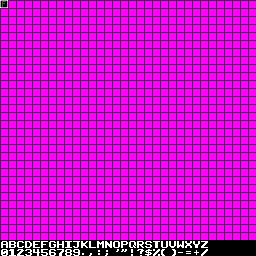
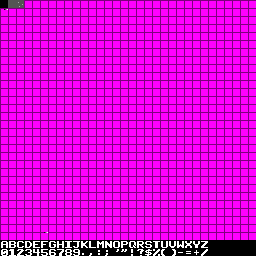
Comparing the layer stacks of the two 256px x 256px images. Changes:
renamed "Calque 1" to "Textures", painted on it over [0, 0, 24, 8]
painted on "Calque 0" over [0, 0, 8, 10]
